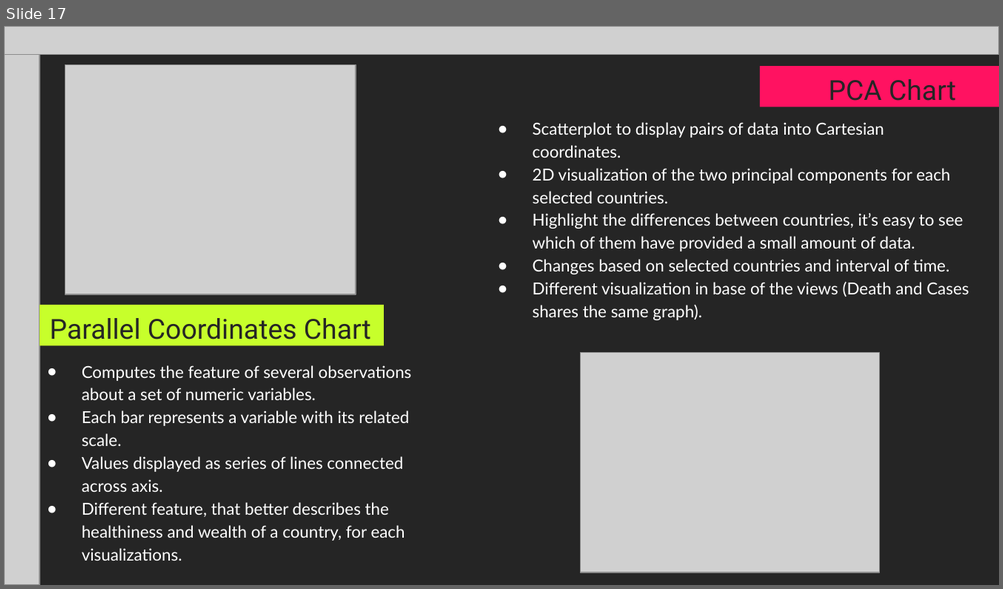
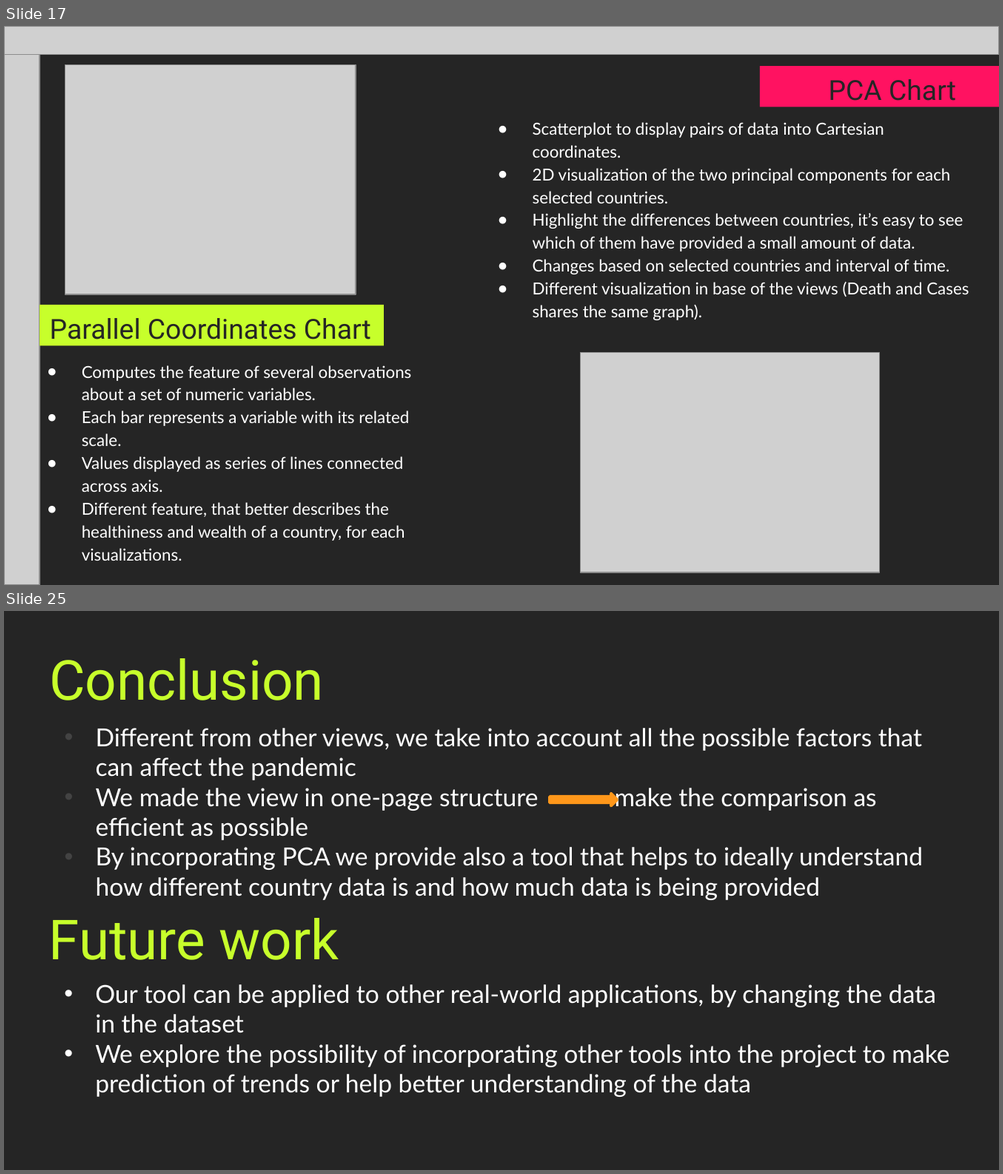
Before and after one commit to Covid19-visualization/Documentation, a slide deck: powerpoint/presentation.pptx. Shown one above the other, each under a label of ours: slide 17 before the commit, slides 17 and 25 after it; the slides between them are not shown. The pictures are 1003x589 and 1003x1174 pixels, drawn with LibreOffice and Linux fonts; fonts in the diff are those of the drawing; grey boxes stand for pictures. Boxes give left, top, right and bottom in pixels: in the first picture for what was removed or moved away, otherwise in the second. Text is boxed around its words. In the diff, an @@ line names an element or a change of style, - is before the commit and + after.

```diff
--- a/powerpoint/presentation.pptx
+++ b/powerpoint/presentation.pptx
@@ slide 25 added at (x1=4, y1=611, x2=999, y2=1170), background #252525 @@
@@ title added at (x1=49, y1=658, x2=324, y2=701), 40 pt, text #C7FF2B @@
+Conclusion
@@ text added at (x1=96, y1=728, x2=922, y2=900), 18 pt, text #FFFFFF @@
+• Different from other views, we take into account all the possible factors that can affect the pandemic
+• We made the view in one-page structure make the comparison as efficient as possible
+• By incorporating PCA we provide also a tool that helps to ideally understand how different country data is and how much data is being provided
@@ right arrow added at (x1=549, y1=794, x2=617, y2=806), fill #FF971A, outline #FF971A 2 pt @@
@@ text added at (x1=49, y1=918, x2=338, y2=960), 40 pt, text #C7FF2B @@
+Future work
@@ text added at (x1=95, y1=985, x2=949, y2=1097), 18 pt, text #FFFFFF @@
+• Our tool can be applied to other real-world applications, by changing the data in the dataset
+• We explore the possibility of incorporating other tools into the project to make prediction of trends or help better understanding of the data
```
Also in this commit, not shown: 2 slides changed, 7 other slides added.
